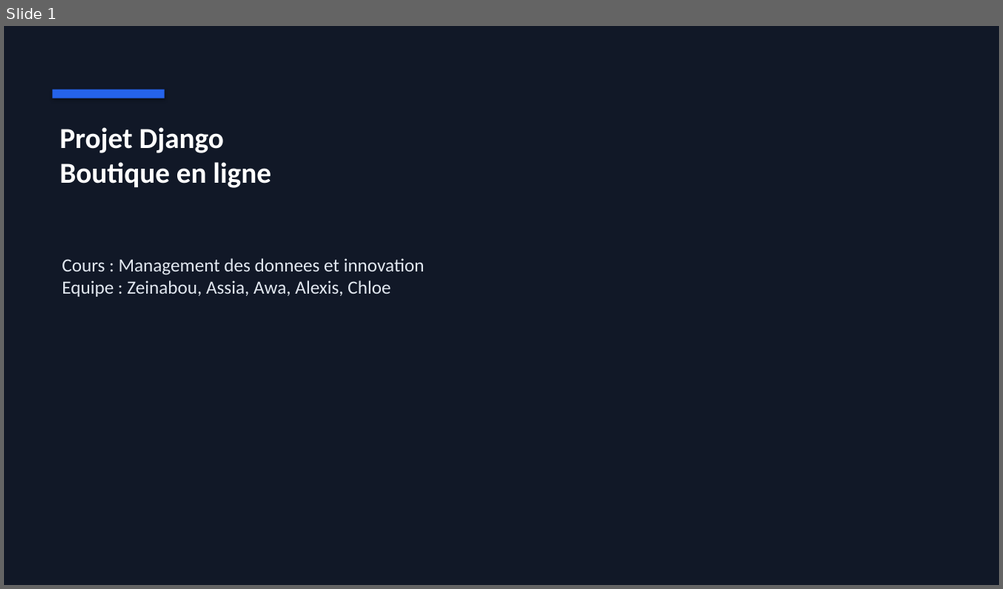
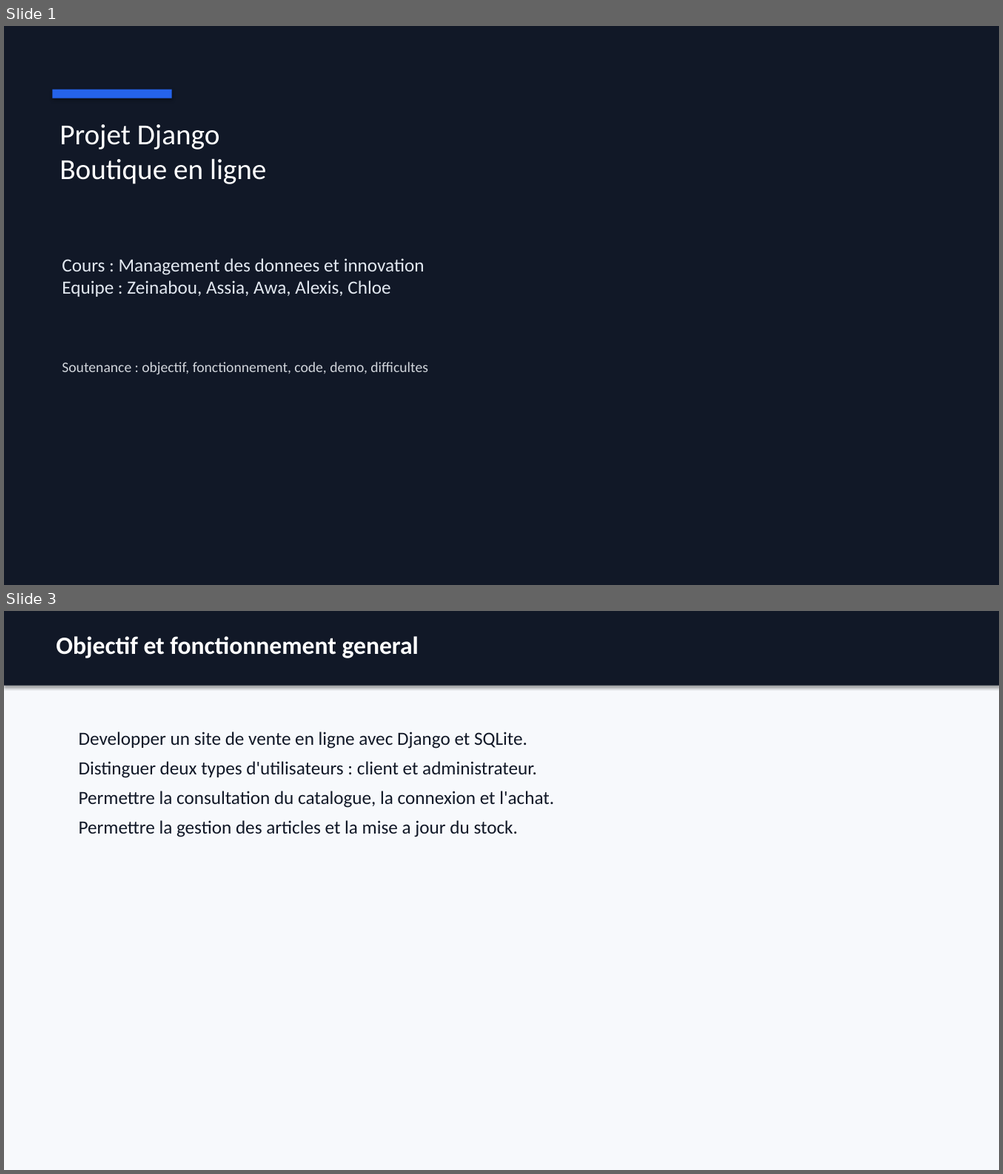
Before and after one commit to Djakumani/Projet-Python-Boutique, a slide deck: docs/presentation_soutenance_boutique.pptx. Shown one above the other, each under a label of ours: slide 1 before the commit, slides 1 and 3 after it; the slides between them are not shown. The pictures are 1003x589 and 1003x1174 pixels, drawn with LibreOffice and Linux fonts; fonts in the diff are those of the drawing. Boxes give left, top, right and bottom in pixels: in the first picture for what was removed or moved away, otherwise in the second. Text is boxed around its words. In the diff, an @@ line names an element or a change of style, - is before the commit and + after.

Commit message:
Expand soutenance materials and update women images

```diff
--- a/docs/presentation_soutenance_boutique.pptx
+++ b/docs/presentation_soutenance_boutique.pptx
@@ slide 3 added at (4, 611, 999, 1170), background #F7F9FC @@
@@ rectangle added at (4, 611, 999, 686), fill #111827 @@
@@ text added at (56, 636, 418, 658), 24 pt, text #FFFFFF, bold @@
+Objectif et fonctionnement general
@@ text added at (79, 732, 554, 837), 18 pt, text #111827 @@
+Developper un site de vente en ligne avec Django et SQLite.
+Distinguer deux types d'utilisateurs : client et administrateur.
+Permettre la consultation du catalogue, la connexion et l'achat.
+Permettre la gestion des articles et la mise a jour du stock.
@@ slide 1 changed as well @@
@@ rectangle: place and size @@
-rectangle at (53, 90, 165, 99)
+rectangle at (53, 90, 172, 99)
@@ text "Projet Django Boutique en ligne" at (60, 124, 266, 184): bold off @@
@@ text added at (62, 362, 428, 375), 14 pt, text #D1D5DB @@
+Soutenance : objectif, fonctionnement, code, demo, difficultes
```
Also in this commit, not shown: 4 other slides changed, 7 other slides added, 2 slides removed, 5 other files.
